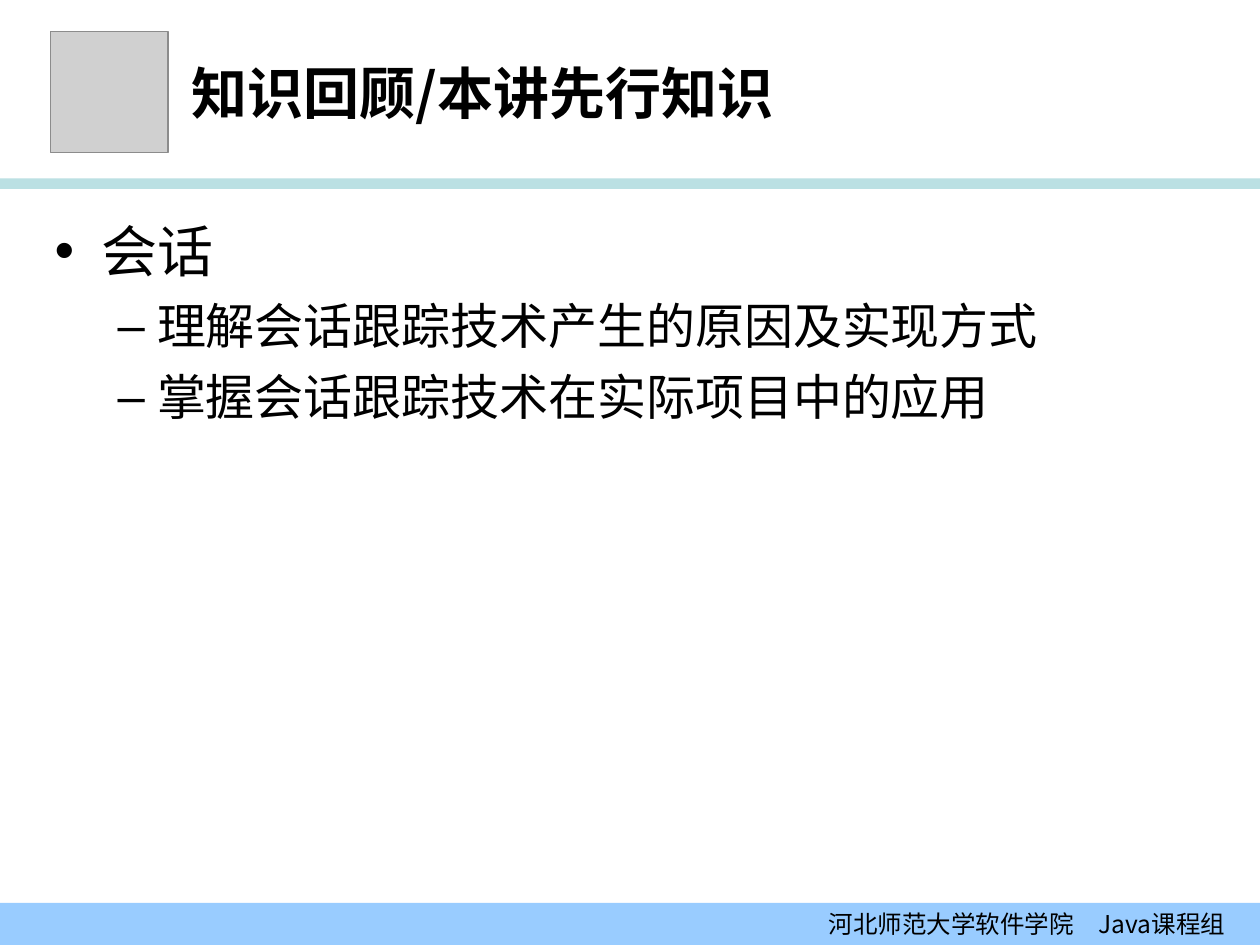
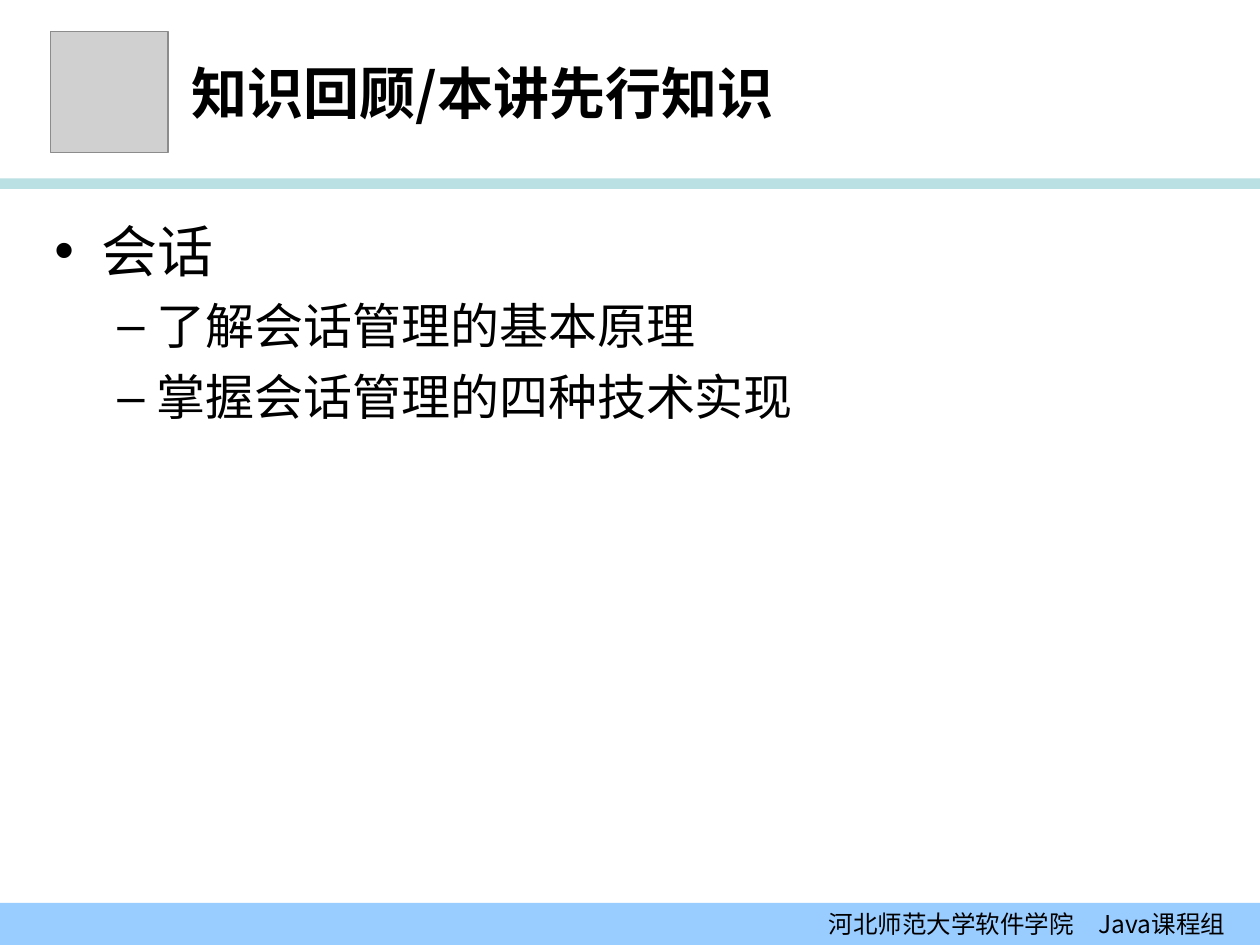
Before and after one commit to edu2act/course-JavaEE, a slide deck: slide 3 of 课程PPT/02-02_监听器.ppt. Drawn at 1260x945 pixels with LibreOffice and Linux fonts; fonts in the diff are those of the drawing; grey boxes stand for pictures; background and template pictures are left out. Boxes give left, top, right and bottom in pixels: in the first picture for what was removed or moved away, otherwise in the second. Text is boxed around its words. In the diff, an @@ line names an element or a change of style, - is before the commit and + after.

```diff
--- a/课程PPT/02-02_监听器.ppt
+++ b/课程PPT/02-02_监听器.ppt
@@ text at (x1=157, y1=302, x2=793, y2=419): text changed @@
-  – 理解会话跟踪技术产生的原因及实现方式
-  – 掌握会话跟踪技术在实际项目中的应用
+  – 了解会话管理的基本原理
+  – 掌握会话管理的四种技术实现
```
Also in this commit, not shown: 11 other slides changed, 1 slide added, 1 slide removed, 23 other files.
